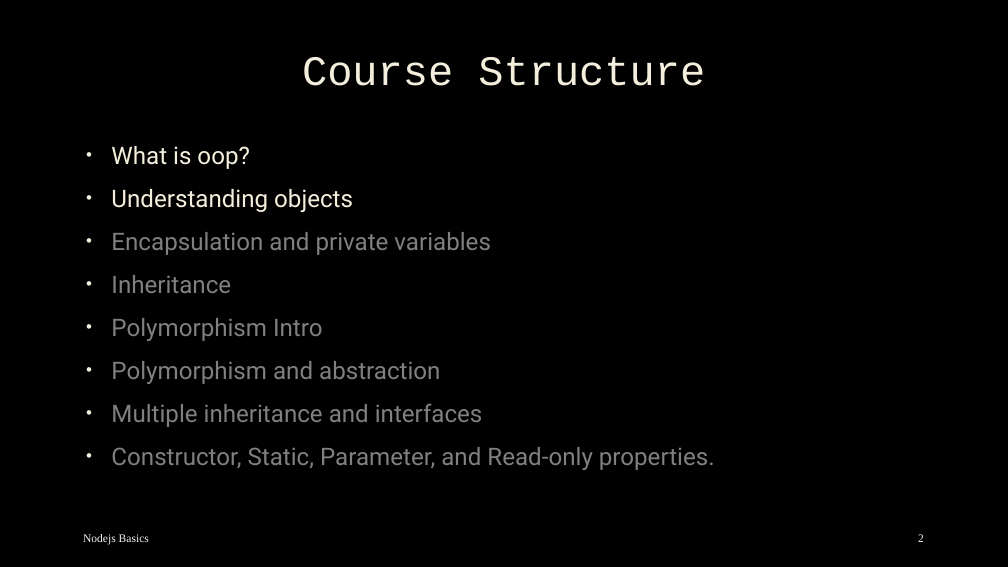
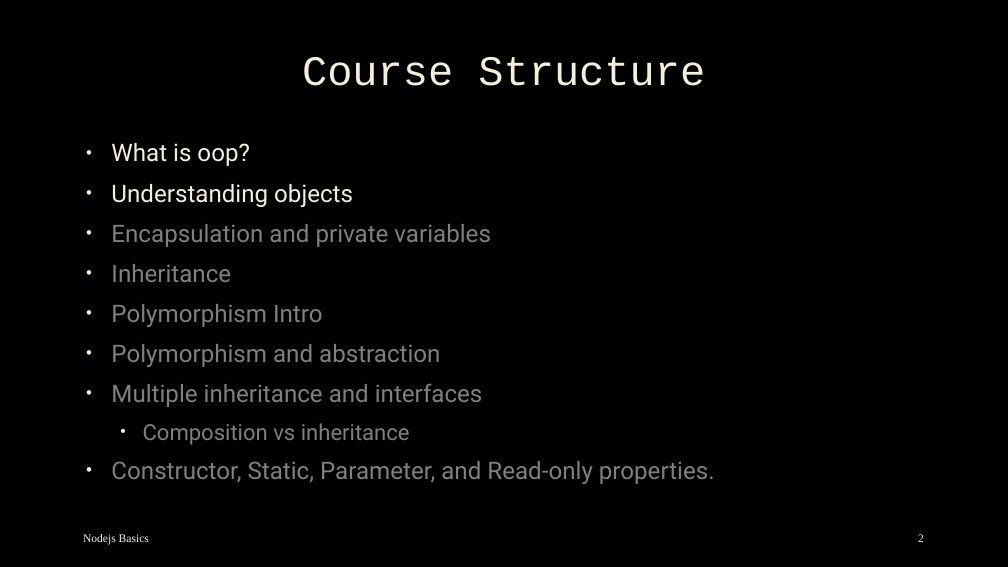
Before and after one commit to mostafa8026/nestjs-course, a slide deck: slide 2 of oop/oop-01.pptx. Drawn at 1008x567 pixels with LibreOffice and Linux fonts; fonts in the diff are those of the drawing; background and template pictures are left out. Boxes give left, top, right and bottom in pixels: in the first picture for what was removed or moved away, otherwise in the second. Text is boxed around its words. In the diff, an @@ line names an element or a change of style, - is before the commit and + after.

```diff
--- a/oop/oop-01.pptx
+++ b/oop/oop-01.pptx
@@ text at <box>111,143,715,484</box>: line spacing 1.1 to 1 @@
@@ text at <box>143,423,410,445</box>: paragraph added @@
+  • Composition vs inheritance
```
Also in this commit, not shown: 5 slides added.
